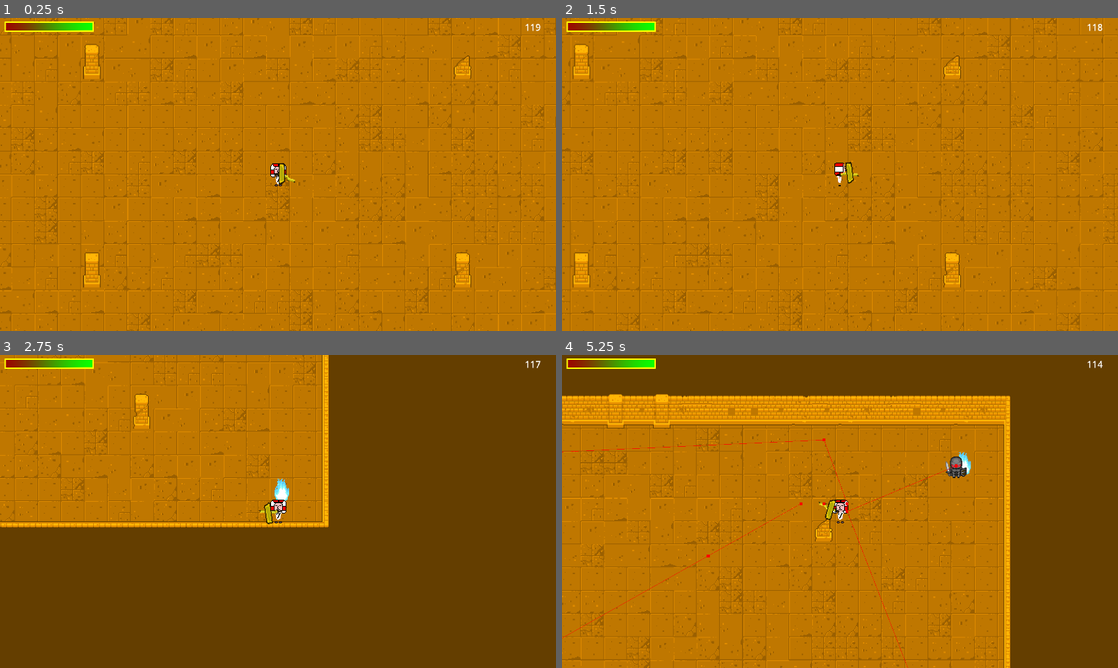
Above: before the commit, frames 1-4 (two rows, left to right).
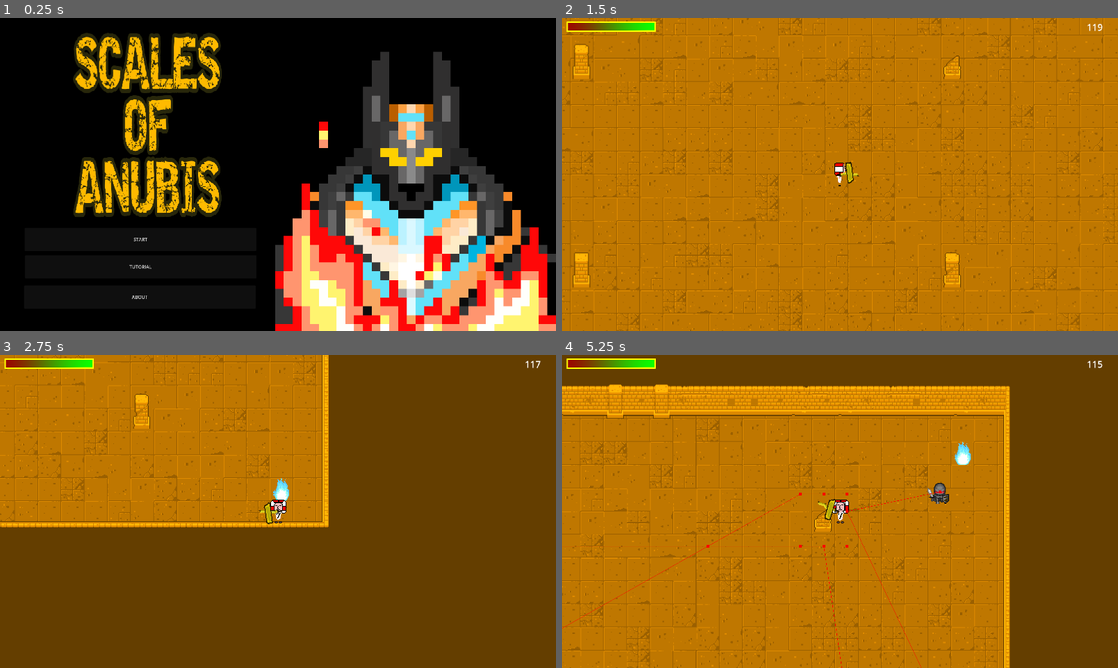
Above: after the commit, the same moments.

Repository: zstenger93/GitHub_Game_Off_2023
Game: Godot game, scene res://Scenes/intro.tscn
Two runs of this game, one before a commit and one after it. Both use one fixed random seed, a clock stepped at 60 frames per second and the inputs below. Before the commit the project starts from res://Scenes/first_level.tscn.
Inputs (mouse positions are in pixels of both pictures, inside the frame that each line leads up to):
- Up to frame 1 (0.25 s): no input
- Up to frame 2 (1.5 s): click (701, 240) at 0.5 s, where only the run after the commit has a clickable "START"; move the mouse to (962, 158) at 1.27 s; press the mouse at (962, 158) at 1.28 s; hold Right (move_right) from 1.28 s (still down)
- Up to frame 3 (2.75 s): move the mouse to (166, 527) at 2.02 s; release Right (move_right) at 2.03 s; release the mouse at (166, 527) at 2.03 s; hold S (move_down) from 2.03 s (still down); right-click (166, 527) at 2.1 s
- Up to frame 4 (5.25 s): move the mouse to (895, 442) at 2.77 s; release S (move_down) at 2.78 s; press the mouse at (895, 442) at 2.78 s; hold Right (move_right) 2.78-3.53 s; move the mouse to (812, 574) at 3.52 s; release the mouse at (812, 574) at 3.53 s; hold Up (move_up) 3.53-4.28 s; right-click (812, 574) at 3.6 s; move the mouse to (1006, 558) at 4.27 s; press the mouse at (1006, 558) at 4.28 s; hold A (move_left) from 4.28 s (still down); move the mouse to (673, 464) at 5.02 s; release the mouse at (673, 464) at 5.03 s; right-click (673, 464) at 5.1 s

The runs differ from the first frame. In frame 1, 100% of the frame differs, in the area x 0-100%, y 0-100%; in frame 2, less than 0.1%; in frame 3, less than 0.1%; in frame 4, 20%.

Commit message:
Added A title Scene as a new main scene, scene change implementation

Diff:
--- a/Scales_Of_Anubis/Scenes/intro.tscn
+++ b/Scales_Of_Anubis/Scenes/intro.tscn
@@ -117,3 +117,5 @@
 offset_right = 883.0
 offset_bottom = 1003.0
 text = "ABOUT"
+
+[connection signal="pressed" from="UI/Start" to="." method="_on_start_pressed"]
--- a/Scales_Of_Anubis/Scripts/EnemyBase.gd
+++ b/Scales_Of_Anubis/Scripts/EnemyBase.gd
@@ -7,9 +7,9 @@
 @onready var LastAttackTime : float = Time.get_unix_time_from_system()
 @onready var LastDamagedTime : float = Time.get_unix_time_from_system()
 @export var AttackRate : float = 3.0
-@export var AttackRange : float = 56.0
+@export var AttackRange : float = 59.0
 @export var Speed : float = 50.0
-@export var Damage : float = 15.0
+@export var Damage : float = 14.0
 @export var Health : float = 20.0
 @export var OriginalDamage : float = 15.0
 
--- a/Scales_Of_Anubis/Scripts/Player.gd
+++ b/Scales_Of_Anubis/Scripts/Player.gd
@@ -18,7 +18,7 @@
 var size : float = 1.0
 var passiveScale : float = 0.01
 var thrown : int = 0
-var shieldBlockValue : int = 2
+var shieldBlockValue : int = 5
 
 func take_damage(_damage):
 	health -= _damage
--- a/Scales_Of_Anubis/Scripts/Spawner.gd
+++ b/Scales_Of_Anubis/Scripts/Spawner.gd
@@ -1,7 +1,7 @@
 extends AnimatedSprite2D
 
 @export var enemy = load("res://Prefabs/enemy_base.tscn")
-@export var spawnTime : float = 5.0
+@export var spawnTime : float = 3.0
 @onready var gameController = get_node("/root/MainScene")
 @onready var sprite : AnimatedSprite2D = get_node(".")
 @onready var spawnTimer : Timer = get_node("Timer")
--- a/Scales_Of_Anubis/Scripts/intro.gd
+++ b/Scales_Of_Anubis/Scripts/intro.gd
@@ -11,3 +11,6 @@
 func _process(delta):
 	Anubis.play("default")
 	pass
+
+func _on_start_pressed():
+	get_tree().change_scene_to_file("res://Scenes/first_level.tscn")
--- a/Scales_Of_Anubis/project.godot
+++ b/Scales_Of_Anubis/project.godot
@@ -11,7 +11,7 @@
 [application]
 
 config/name="Scales Of Anubis"
-run/main_scene="res://Scenes/first_level.tscn"
+run/main_scene="res://Scenes/intro.tscn"
 config/features=PackedStringArray("4.1", "GL Compatibility")
 
 [display]
